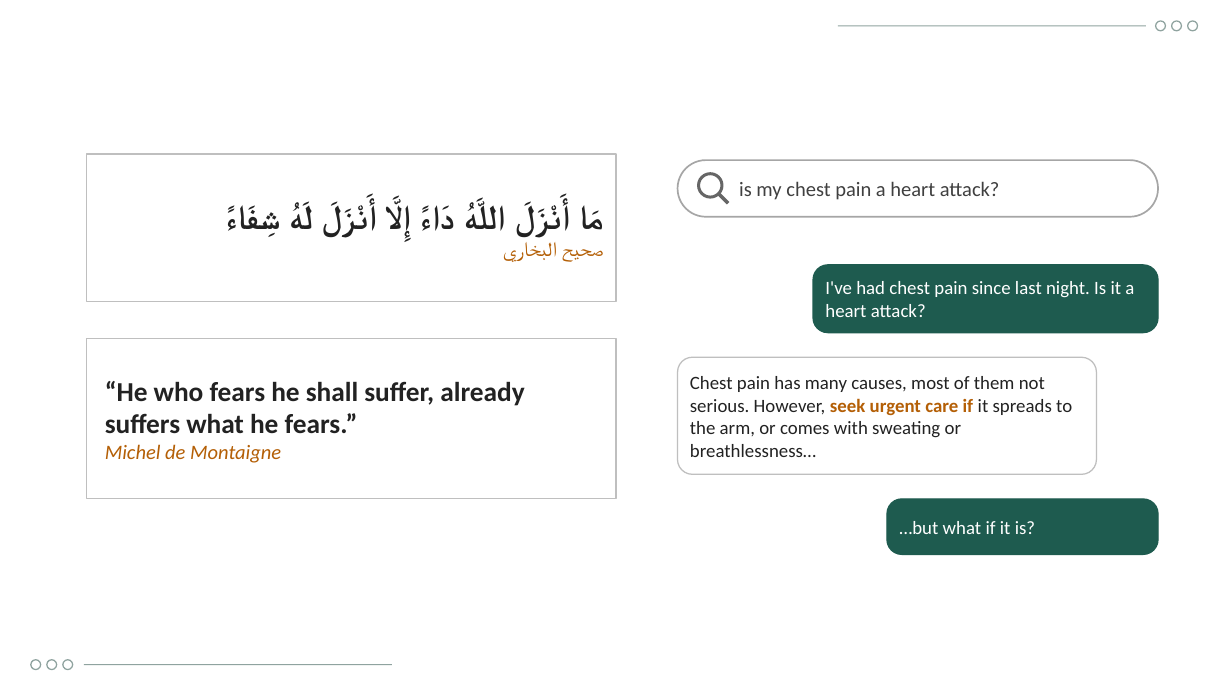
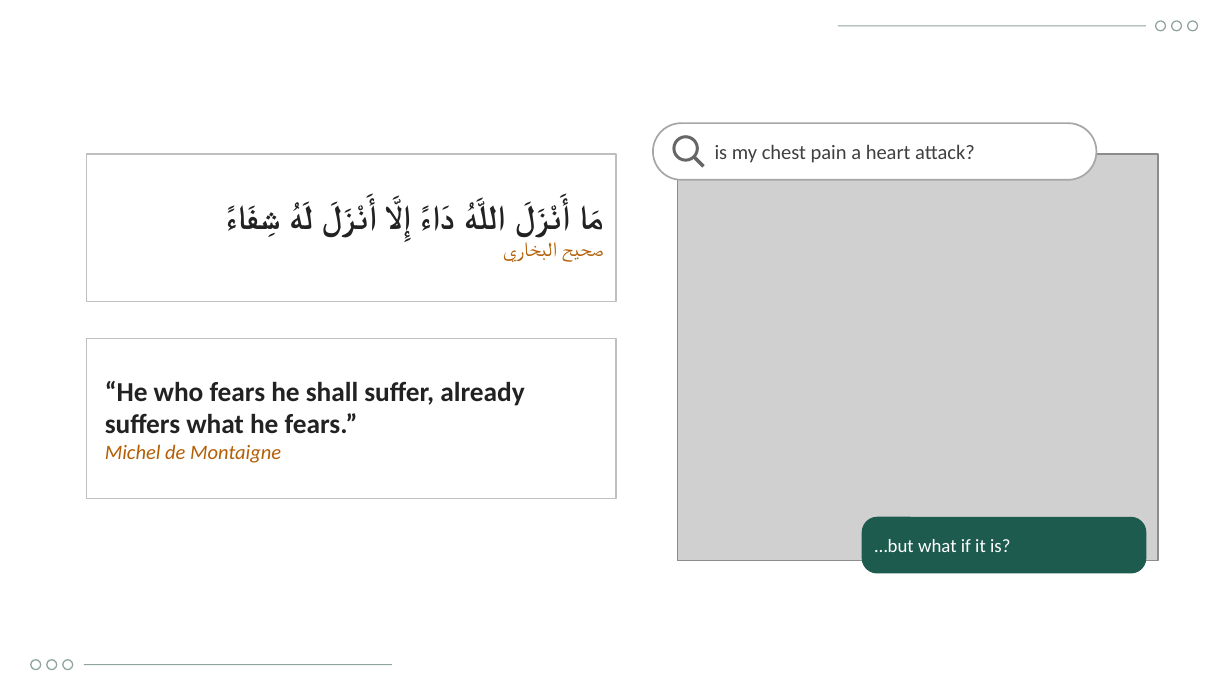
Before and after one commit to Yaseen279/History-Exam, a slide deck: slide 2 of research/output/study/Defence_Presentation_UOBCOM.pptx. Drawn at 1232x693 pixels with LibreOffice and Linux fonts; fonts in the diff are those of the drawing; grey boxes stand for pictures; background and template pictures are left out. Boxes give left, top, right and bottom in pixels: in the first picture for what was removed or moved away, otherwise in the second. Text is boxed around its words. In the diff, an @@ line names an element or a change of style, - is before the commit and + after.

```diff
--- a/research/output/study/Defence_Presentation_UOBCOM.pptx
+++ b/research/output/study/Defence_Presentation_UOBCOM.pptx
@@ rounded rectangle: place and size @@
-rounded rectangle at bbox=[678, 160, 1158, 217]
+rounded rectangle at bbox=[653, 123, 1096, 180]
@@ rectangle added at bbox=[670, 147, 1165, 568], fill #FFFFFF, outline #FFFFFF 1 pt @@
@@ ellipse: place and size @@
-ellipse at bbox=[699, 174, 722, 197]
+ellipse at bbox=[674, 137, 697, 160]
@@ text "is my chest pain a ...": place and size @@
-text "is my chest pain a ..." at bbox=[739, 181, 1000, 200]
+text "is my chest pain a ..." at bbox=[715, 144, 975, 163]
@@ picture added at bbox=[678, 154, 1158, 561] @@
@@ line moved from (718, 193) - (728, 203) to (694, 156) - (703, 166) @@
@@ rounded rectangle removed at bbox=[813, 265, 1158, 333] @@
@@ text removed at bbox=[825, 281, 1134, 317] @@
-I've had chest pain since last night. Is it a heart attack?
@@ rounded rectangle removed at bbox=[678, 357, 1096, 474] @@
@@ text removed at bbox=[690, 376, 1072, 457] @@
-Chest pain has many causes, most of them not serious. However, seek urgent care if it spreads to the arm, or comes with sweating or breathlessness…
@@ rounded rectangle: place and size @@
-rounded rectangle at bbox=[887, 499, 1158, 554]
+rounded rectangle at bbox=[862, 517, 1146, 573]
@@ text "…but what if it is?": place and size @@
-text "…but what if it is?" at bbox=[899, 521, 1035, 534]
+text "…but what if it is?" at bbox=[875, 539, 1010, 552]
```
Also in this commit, not shown: 8 other slides changed, 1 slide added, 14 other files.
